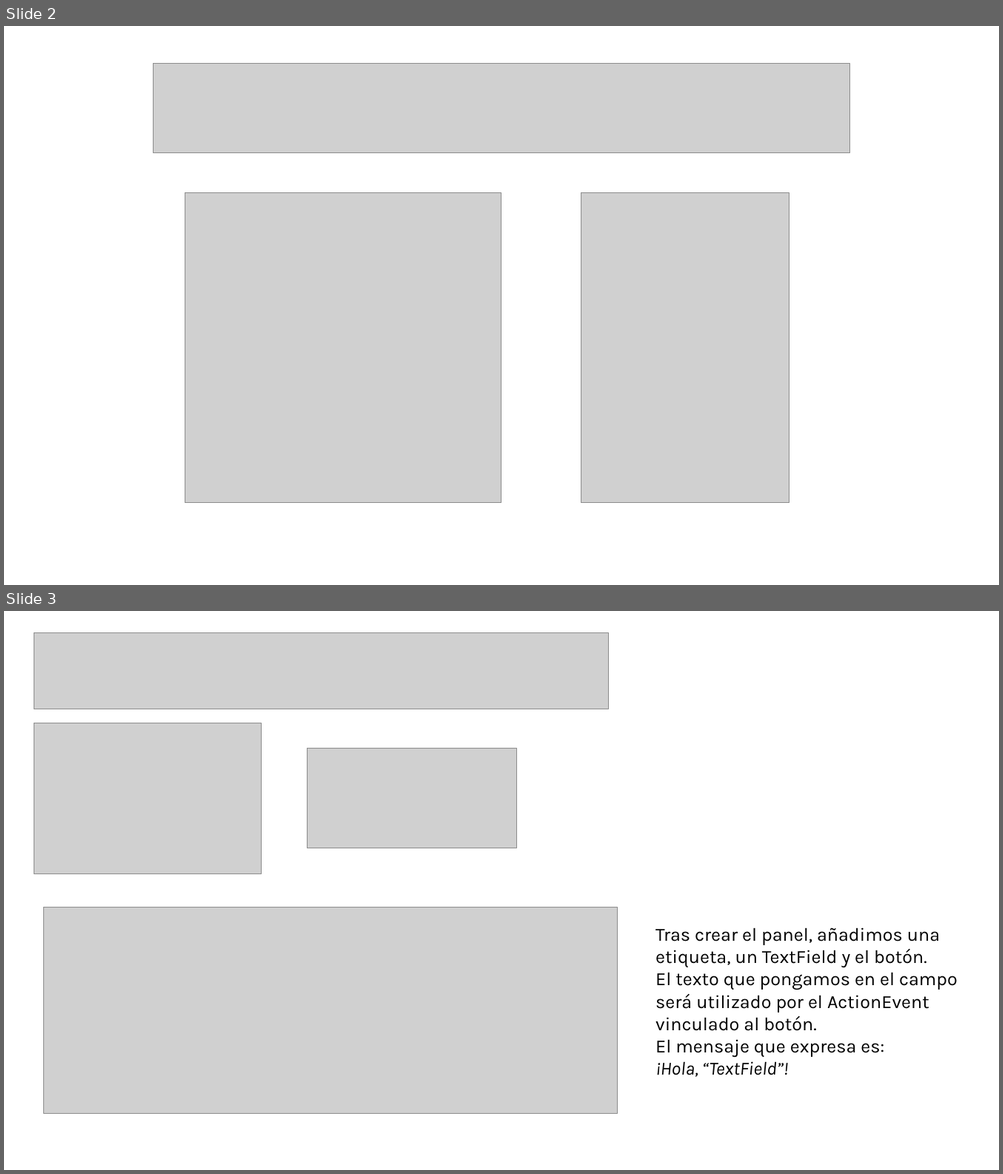
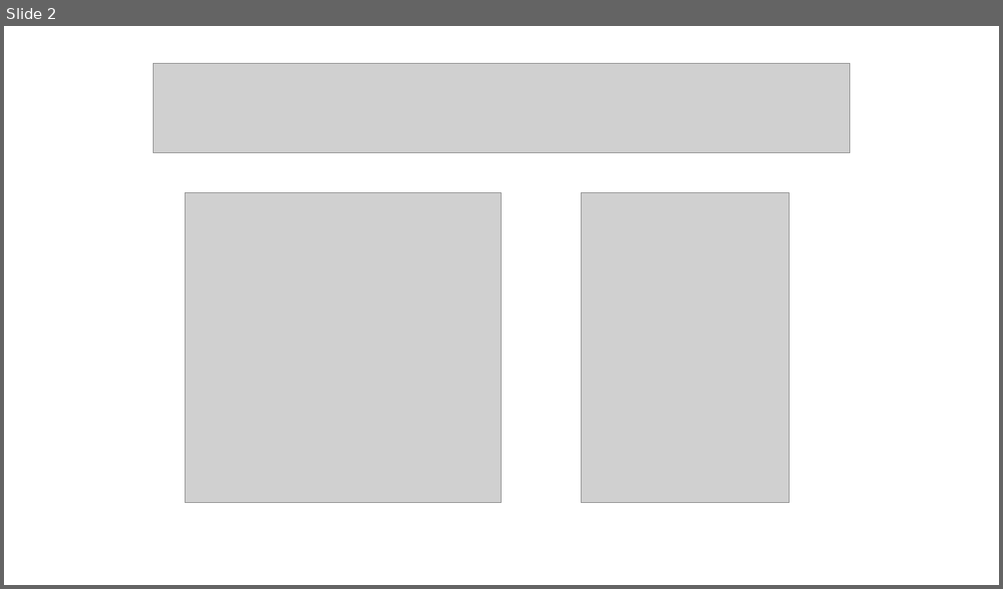
Before and after one commit to AchillesD9-Alex/-2024-Java-Angular-Bootcamp, a slide deck: [JAVA]/C2/TA10/ta10.pptx. Shown one above the other, each under a label of ours: slides 2 and 3 before the commit, slide 2 after it. The pictures are 1003x1174 and 1003x589 pixels, drawn with LibreOffice and Linux fonts; fonts in the diff are those of the drawing; grey boxes stand for pictures. Boxes give left, top, right and bottom in pixels: in the first picture for what was removed or moved away, otherwise in the second. Text is boxed around its words. In the diff, an @@ line names an element or a change of style, - is before the commit and + after.

```diff
--- a/[JAVA]/C2/TA10/ta10.pptx
+++ b/[JAVA]/C2/TA10/ta10.pptx
@@ slide 3 removed at (4, 611, 999, 1170), background #FFFFFF @@
@@ picture removed at (34, 633, 609, 709) @@
@@ picture removed at (34, 723, 262, 874) @@
@@ picture removed at (307, 749, 517, 849) @@
@@ picture removed at (43, 908, 617, 1115) @@
@@ text removed at (655, 928, 957, 1077) @@
-Tras crear el panel, añadimos una etiqueta, un TextField y el botón.
-El texto que pongamos en el campo será utilizado por el ActionEvent vinculado al botón.
-El mensaje que expresa es:
-¡Hola, “TextField”!
```
Also in this commit, not shown: 3 slides added, 3 other slides removed, 1 other file.
